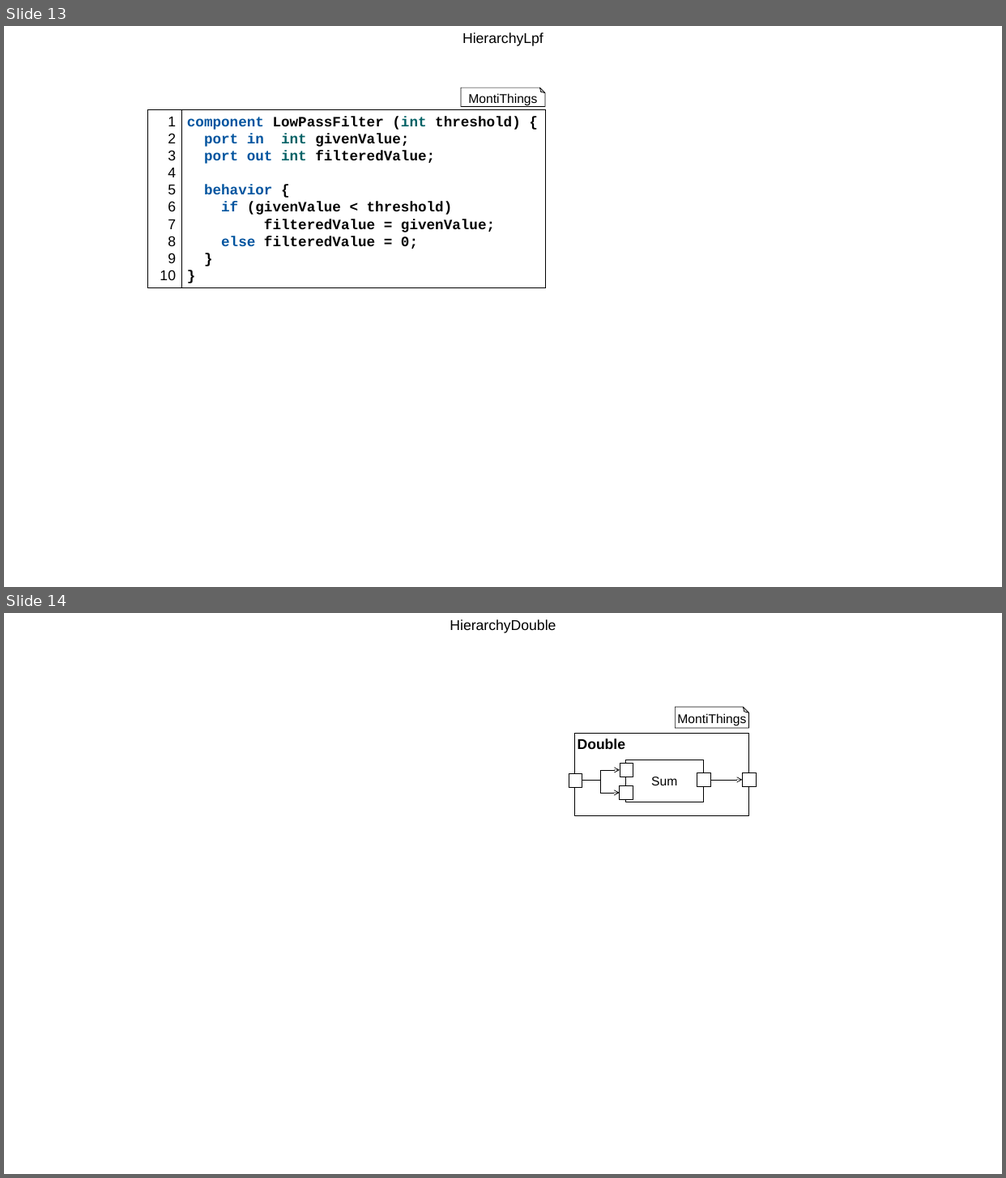
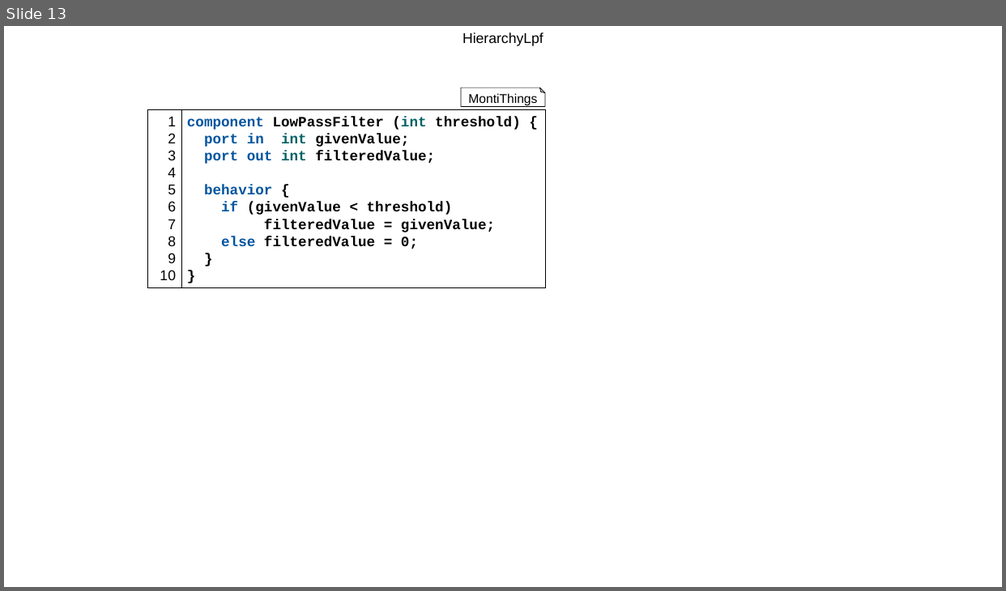
Before and after one commit to MontiCore/montithings, a slide deck: docs/MontiThingsDoku.pptx. Shown one above the other, each under a label of ours: slides 13 and 14 before the commit, slide 13 after it. The pictures are 1006x1178 and 1006x591 pixels, drawn with LibreOffice and Linux fonts; fonts in the diff are those of the drawing. Boxes give left, top, right and bottom in pixels: in the first picture for what was removed or moved away, otherwise in the second. Text is boxed around its words. In the diff, an @@ line names an element or a change of style, - is before the commit and + after.

```diff
--- a/docs/MontiThingsDoku.pptx
+++ b/docs/MontiThingsDoku.pptx
@@ slide 14 removed at (4, 613, 1002, 1174), background #FFFFFF @@
@@ text removed at (450, 619, 556, 633) @@
-HierarchyDouble
@@ folded corner removed at (675, 707, 748, 728) @@
-MontiThings
@@ rectangle removed at (575, 734, 748, 815) @@
-Double
@@ rectangle removed at (569, 774, 582, 787) @@
@@ elbow arrow removed from (582, 780) to (620, 770) @@
@@ elbow arrow removed from (582, 780) to (620, 793) @@
@@ rectangle removed at (620, 764, 633, 777) @@
@@ rectangle removed at (625, 760, 703, 803) @@
-Sum
@@ rectangle removed at (697, 773, 710, 787) @@
@@ arrow removed from (710, 780) to (742, 780) @@
@@ rectangle removed at (742, 773, 756, 787) @@
@@ rectangle removed at (620, 786, 633, 799) @@
```
Also in this commit, not shown: 2 slides added, 2 other files.
